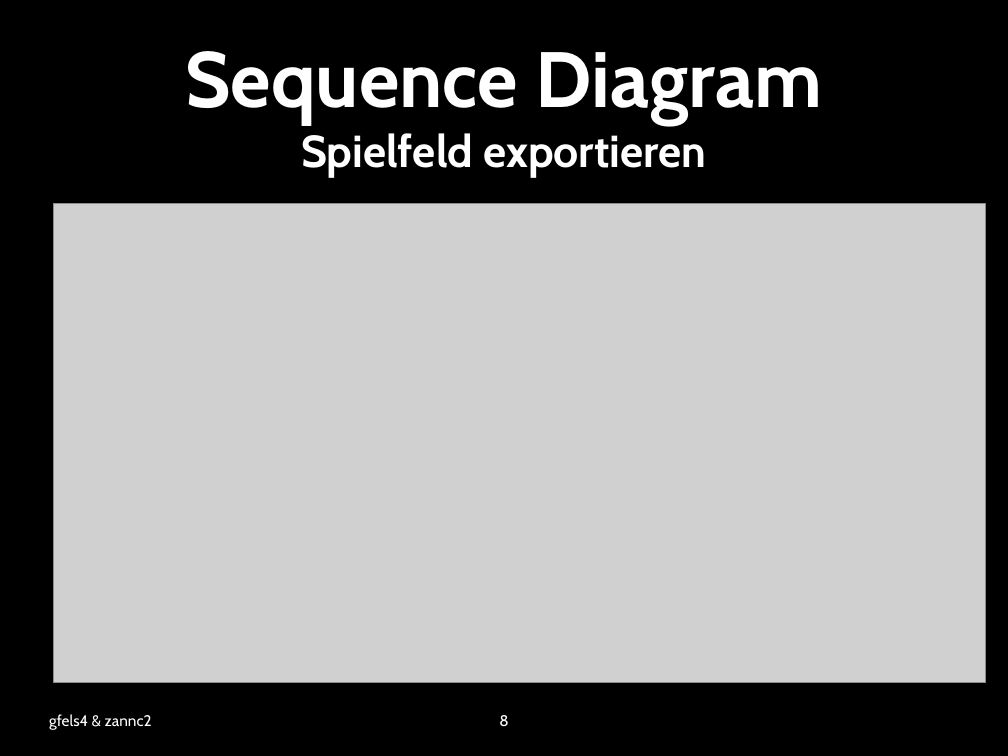
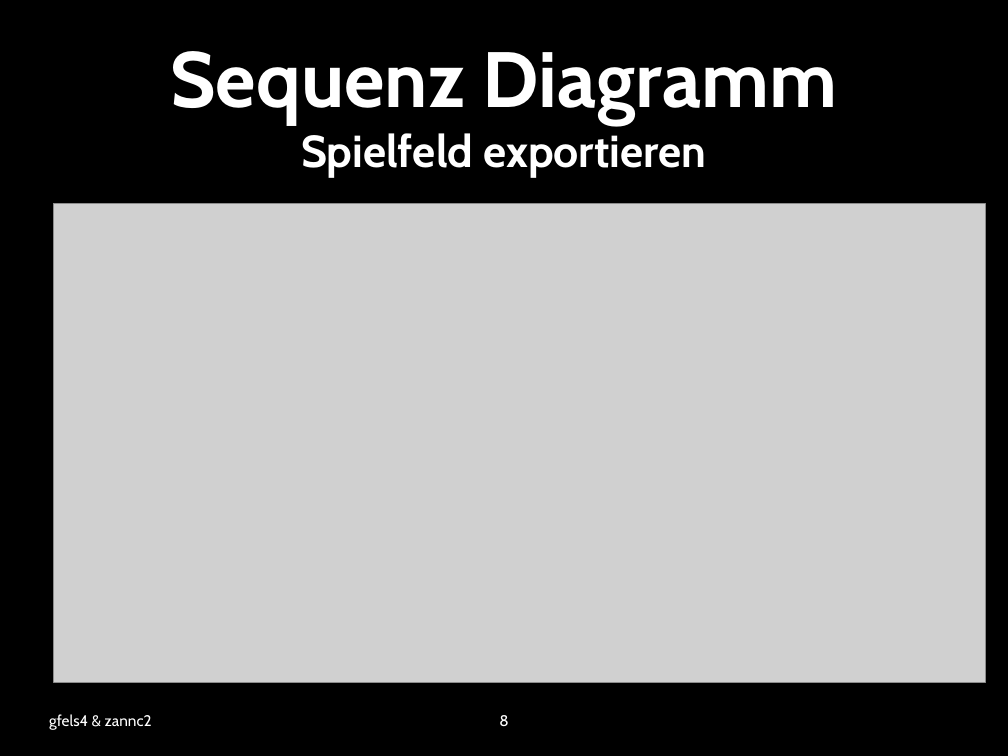
Before and after one commit to zannc2/SearchRobot, a slide deck: slide 8 of SearchRobot/doc/presentation.pptx. Drawn at 1008x756 pixels with LibreOffice and Linux fonts; fonts in the diff are those of the drawing; grey boxes stand for pictures; background and template pictures are left out. Boxes give left, top, right and bottom in pixels: in the first picture for what was removed or moved away, otherwise in the second. Text is boxed around its words. In the diff, an @@ line names an element or a change of style, - is before the commit and + after.

```diff
--- a/SearchRobot/doc/presentation.pptx
+++ b/SearchRobot/doc/presentation.pptx
@@ title at (170, 51, 837, 178): text changed @@
-Sequence Diagram
-Spielfeld exportieren
+Sequenz Diagramm
+Spielfeld exportieren
```
Also in this commit, not shown: 6 other slides changed.
